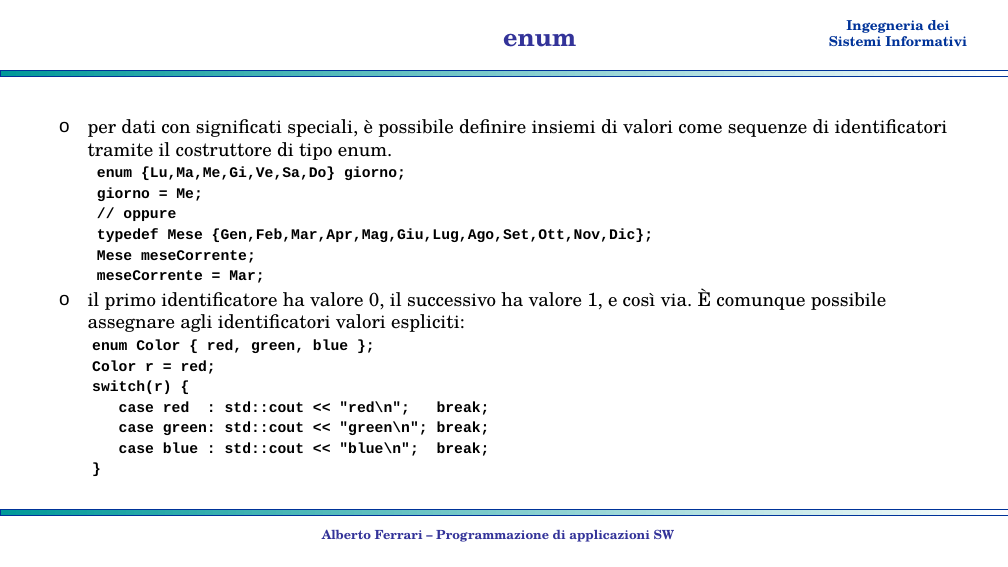
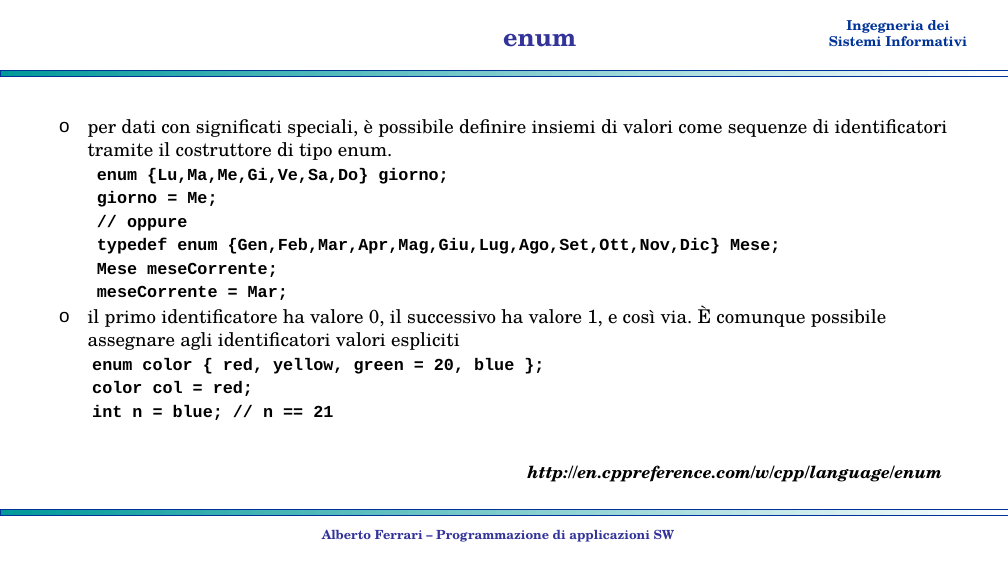
Before and after one commit to albertoferrari/pasw, a slide deck: slide 23 of lezioni/PASW03a - C++ tipi di dato.pptx (slide 20 before the commit). Drawn at 1008x567 pixels with LibreOffice and Linux fonts; fonts in the diff are those of the drawing; background and template pictures are left out. Boxes give left, top, right and bottom in pixels: in the first picture for what was removed or moved away, otherwise in the second. Text is boxed around its words. In the diff, an @@ line names an element or a change of style, - is before the commit and + after.

```diff
--- a/lezioni/PASW03a - C++ tipi di dato.pptx
+++ b/lezioni/PASW03a - C++ tipi di dato.pptx
@@ text at (97,168,448,300): size 14 to 16 pt in "enum {Lu,Ma,Me,Gi,Ve,Sa,Do} giorno;", "giorno = Me;", "// oppure", "Mese meseCorrente;" and 1 more places @@
@@ text at (97,238,780,254): text changed; size 14 to 16 pt @@
-  typedef Mese {Gen,Feb,Mar,Apr,Mag,Giu,Lug,Ago,Set,Ott,Nov,Dic};
+  typedef enum {Gen,Feb,Mar,Apr,Mag,Giu,Lug,Ago,Set,Ott,Nov,Dic} Mese;
@@ text at (88,305,887,420): text changed; size 14 to 18 pt; font Courier New to TeX Gyre Schola; bold off @@
-o il primo identificatore ha valore 0, il successivo ha valore 1, e così via. È comunque possibile assegnare agli identificatori valori espliciti:
-  enum Color { red, green, blue };
-  Color r = red;
-  switch(r) {
-  case red : std::cout << "red\n"; break;
-  case green: std::cout << "green\n"; break;
-  case blue : std::cout << "blue\n"; break;
-  }
+o il primo identificatore ha valore 0, il successivo ha valore 1, e così via. È comunque possibile assegnare agli identificatori valori espliciti
+  enum color { red, yellow, green = 20, blue };
+  color col = red;
+  int n = blue; // n == 21
@@ text added at (527,465,942,482), 16 pt, text #000000, bold, italic @@
+http://en.cppreference.com/w/cpp/language/enum
```
Also in this commit, not shown: 9 other slides changed, 4 slides added, 3 other files.
